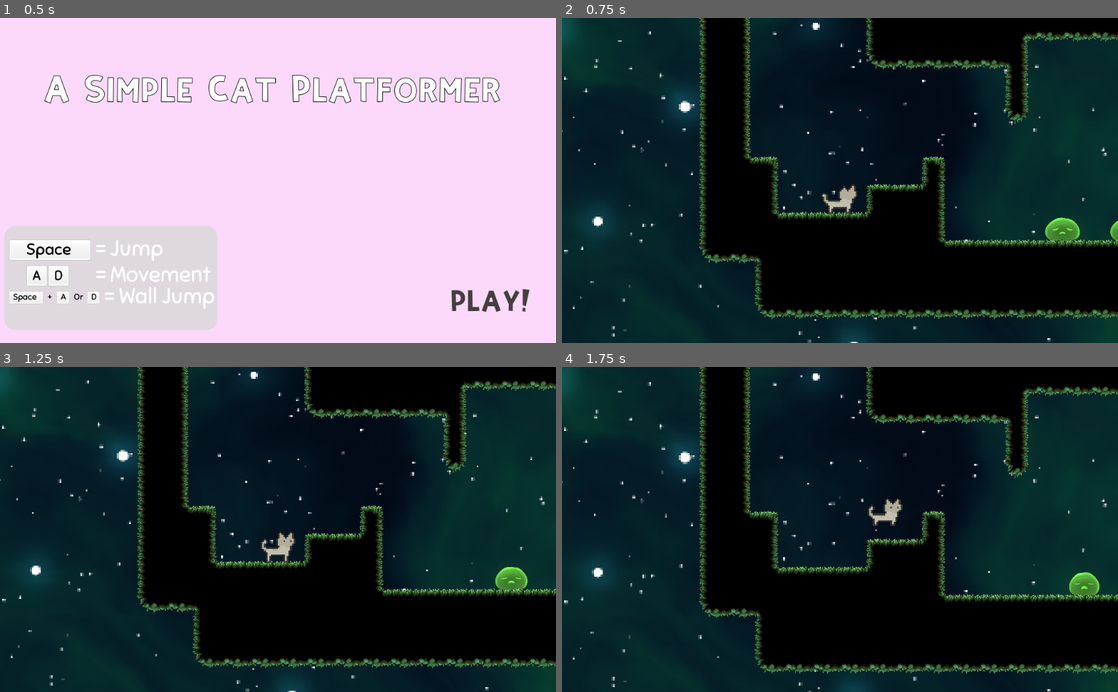
Above: before the commit, frames 1-4 (two rows, left to right).
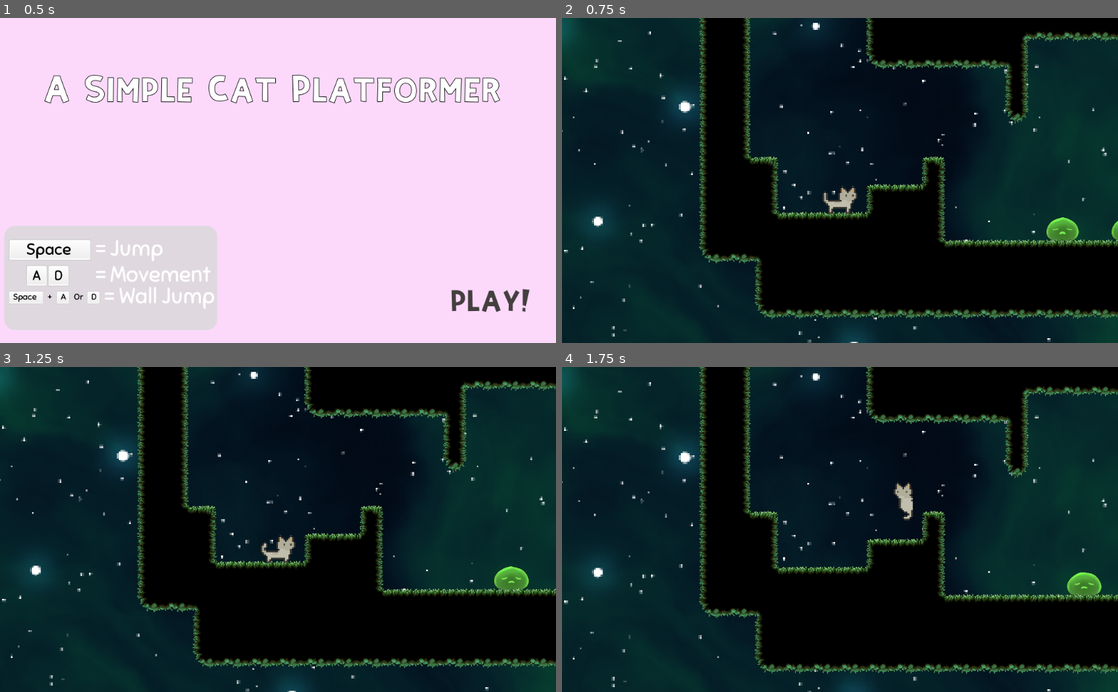
Above: after the commit, the same moments.

Repository: jalenu1/Final
Game: Godot game, scene res://Menu.tscn
Same seed, same stepped clock (60 frames per second), same inputs: the game is played once before the commit and once after it.
Inputs (mouse positions are in pixels of both pictures, inside the frame that each line leads up to):
- Up to frame 1 (0.5 s): no input
- Up to frame 2 (0.75 s): click "PLAY!" at 0.5 s
- Up to frame 3 (1.25 s): no input
- Up to frame 4 (1.75 s): move the mouse to (962, 513) at 1.27 s; hold Right (ui_right) from 1.28 s (still down); hold Space (jump) from 1.28 s (still down); click (962, 513) at 1.42 s

Frame 1 is identical in both runs. In frame 2, 0.2% of the frame differs, in the area x 46-100%, y 51-69%; in frame 3, 0.3%; in frame 4, 0.6%, in the area x 55-98%, y 35-71%.

Commit message:
Add Hearts/Lives + Fall Level + Invulnerability

Diff:
--- a/Cat.tscn
+++ b/Cat.tscn
@@ -391,7 +391,7 @@
 "frames": [ SubResource( 90 ), SubResource( 91 ), SubResource( 92 ), SubResource( 93 ), SubResource( 94 ), SubResource( 95 ), SubResource( 96 ), SubResource( 97 ) ],
 "loop": false,
 "name": "Jump",
-"speed": 20.0
+"speed": 10.0
 }, {
 "frames": [ SubResource( 98 ), SubResource( 99 ), SubResource( 100 ), SubResource( 101 ), SubResource( 102 ), SubResour …(212 unchanged characters)…
 "loop": true,
@@ -428,7 +428,7 @@
 scale = Vector2( 32, 32 )
 frames = SubResource( 45 )
 animation = "Idle"
-frame = 4
+frame = 14
 playing = true
 
 [node name="CatAttack" type="Area2D" parent="AnimatedSprite"]
--- a/EnemySlime.tscn
+++ b/EnemySlime.tscn
@@ -31,6 +31,7 @@
 [ext_resource path="res://Enemy/Slimes/SlimeGreen/SlimeBasic_00012.png" type="Texture" id=29]
 [ext_resource path="res://Enemy/Slimes/SlimeGreen/SlimeBasic_00009.png" type="Texture" id=30]
 [ext_resource path="res://Enemy/Slimes/SlimeGreen/SlimeBasic_00026.png" type="Texture" id=31]
+[ext_resource path="res://soundsandmusic/sounds/pepSound2.ogg" type="AudioStream" id=32]
 
 [sub_resource type="CanvasItemMaterial" id=45]
 
@@ -191,7 +192,7 @@
 scale = Vector2( 1.5, 1.5 )
 frames = SubResource( 8 )
 animation = "Slime"
-frame = 1
+frame = 22
 playing = true
 flip_h = true
 
@@ -231,6 +232,10 @@
 [node name="Timer" type="Timer" parent="."]
 one_shot = true
 
+[node name="SoundSquash" type="AudioStreamPlayer" parent="."]
+stream = ExtResource( 32 )
+volume_db = -5.0
+
 [connection signal="body_entered" from="TopCheck" to="." method="_on_TopCheck_body_entered"]
 [connection signal="body_entered" from="SideCheck" to="." method="_on_SideCheck_body_entered"]
 [connection signal="timeout" from="Timer" to="." method="_on_Timer_timeout"]
--- a/Map.tscn
+++ b/Map.tscn
@@ -723,7 +723,7 @@
 position = Vector2( -4104, 12393.5 )
 polygon = PoolVector2Array( -18936, -22056.4, -20480, -22056.4, -20480, -22165.2, -22848, -22158.4, -22840, -22042.8, -28664, -22036, -28672, -22308, -28728, -22314.8, -28736, -21723.1, -18944, -21661.9 )
 
-[node name="AudioStreamPlayer" type="AudioStreamPlayer" parent="."]
+[node name="GameMusic" type="AudioStreamPlayer" parent="."]
 stream = ExtResource( 6 )
 volume_db = -25.0
 autoplay = true
--- a/Menu.tscn
+++ b/Menu.tscn
@@ -5,7 +5,7 @@
 [ext_resource path="res://platformer-p15-assets (1)/UI/grey_button04.png" type="Texture" id=3]
 [ext_resource path="res://platformer-p15-assets (1)/UI/grey_button13.png" type="Texture" id=4]
 [ext_resource path="res://PlayButton.gd" type="Script" id=5]
-[ext_resource path="res://soundsandmusic/music/Swinging Pants.ogg" type="AudioStream" id=6]
+[ext_resource path="res://soundsandmusic/music/KiKisDeliver.mp3" type="AudioStream" id=6]
 
 [sub_resource type="DynamicFont" id=1]
 size = 50
--- a/Slime.gd
+++ b/Slime.gd
@@ -29,6 +29,7 @@
 
 
 func _on_TopCheck_body_entered(body):
+	$SoundSquash.play()
 	$AnimatedSprite.play("Die")
 	speed = 0
 	set_collision_layer_bit(5,false)
@@ -43,6 +44,7 @@
 
 func _on_SideCheck_body_entered(body):
 	body.ouch(position.x)
+
 	get_tree().change_scene(("res://GameOver.tscn"))
 
 
--- a/new_script.gd
+++ b/new_script.gd
@@ -68,11 +68,14 @@
 				state = States.AIR
 
 
-			if Input.is_action_just_pressed("jump") and is_on_wall():
+			elif Input.is_action_just_pressed("jump") and is_on_wall():
 				$SoundJump.play()
 				$AnimatedSprite.play("Jump")
 				velocity.y = JUMPFORCE
 				state = States.WALL
+
+			else:
+				$AnimatedSprite.play("Idle")
 			set_direction()
 			move_fall(false)
 
@@ -80,10 +83,10 @@
 			if is_on_floor():
 				state = States.FLOOR
 				last_wall_jump = 0
+
 				continue
 			elif not is_beside_wall():
 				state = States.AIR
-				$AnimatedSprite.play("Idle")
 				continue
 			$AnimatedSprite.play("Walljump")
 
@@ -101,6 +104,7 @@
 
 
 func is_beside_wall():
+
 	return $WallCheck.is_colliding()
 
 func move_fall(slowfall: bool):
Not shown: 1 places in EnemySlime.tscn that only renumber resources
